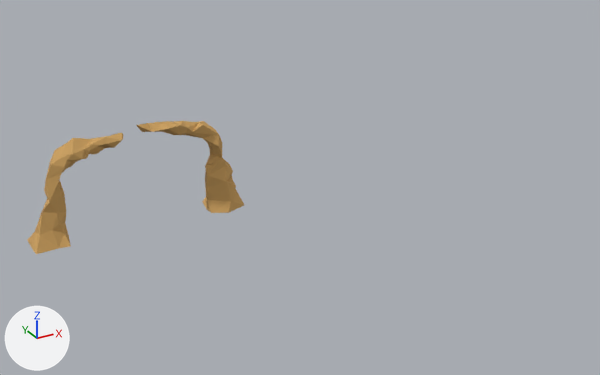
A saved change to the COLLADA model src/objects/canyon_2.dae.
Rendered twice from a 50 mm lens placed at (-19.1, -64.0, 32.0), pointed at (12.4, -6.7, 3.3). Arrows for +X, +Y and +Z are at lower left; the lights stay in place.

The older version as bpy lines, for what is in view:
```python
me_cube_006 = bpy.data.meshes.new('Cube.006')
me_cube_006.from_pydata(...)  # 165 vertices, 322 faces; spans x -9.0..9.5, y -1.8..1.6, z -2.0..9.5
me_cube_006.materials.append(mat_ground)  # orange #cea25f
ob_canyon_2 = bpy.data.objects.new('canyon_2', me_cube_006)
ob_canyon_2.location = (0.0, 0.0, 0.0)
ob_canyon_2.rotation_euler = (0.0, 0.224, 0.0)  # degrees (0, 13, 0)
```
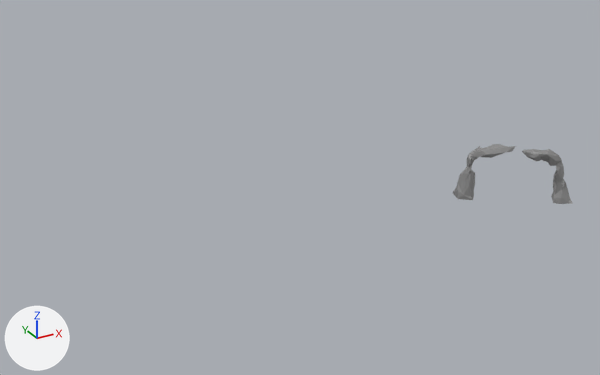
Pixel boxes [x1, y1, x2, y2] of what changed, in the pictures (600 x 375 px):
```json
{"object": "canyon_2", "change": "recoloured, moved, turned, rescaled", "before": [28, 121, 244, 254], "after": [453, 144, 573, 204]}
```

The change, as JSON lines over the scene's bpy script:
```json
{"op": "add", "block": "mat_rock", "code": ["mat_rock = principled_material('rock')", "mat_rock.base_color = (0.258, 0.258, 0.258)  # grey #8b8b8b", "mat_rock.roughness = 0.44"]}
{"block": "me_cube_006", "where": "me_cube_006.from_pydata(...)  # 165 vertices, 322 faces; spans x -9.0..9.5, y -1.8..1.6, z -2.0..9.5"}
{"op": "remove", "block": "me_cube_006", "code": "me_cube_006.materials.append(mat_ground)  # orange #cea25f"}
{"op": "add", "block": "me_cube_006", "code": "me_cube_006.materials.append(mat_rock)  # grey #8b8b8b"}
{"op": "set", "path": "ob_canyon_2.location", "old": "(0.0, 0.0, 0.0)", "new": "(32.24, -11.71, 0.0)"}
{"op": "set", "path": "ob_canyon_2.rotation_euler", "old": "(0.0, 0.224, 0.0)", "new": "(0.0, 0.224, 2.544)", "note": "degrees (0, 13, 0) -> degrees (0, 13, 146)"}
{"op": "set", "path": "ob_canyon_2.scale", "old": "(1.0, 1.0, 1.0)", "new": "(0.571, 0.571, 0.571)"}
```
